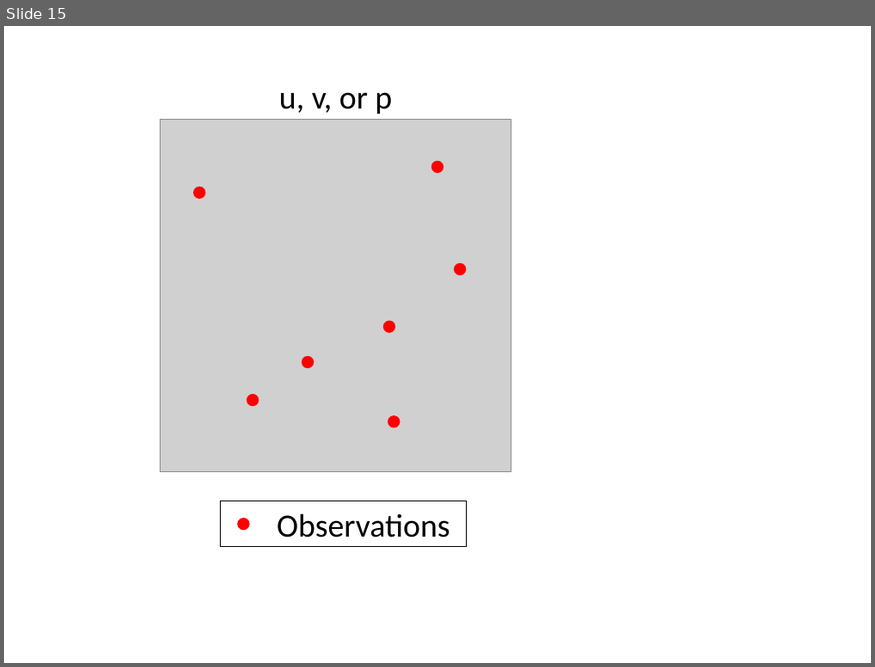
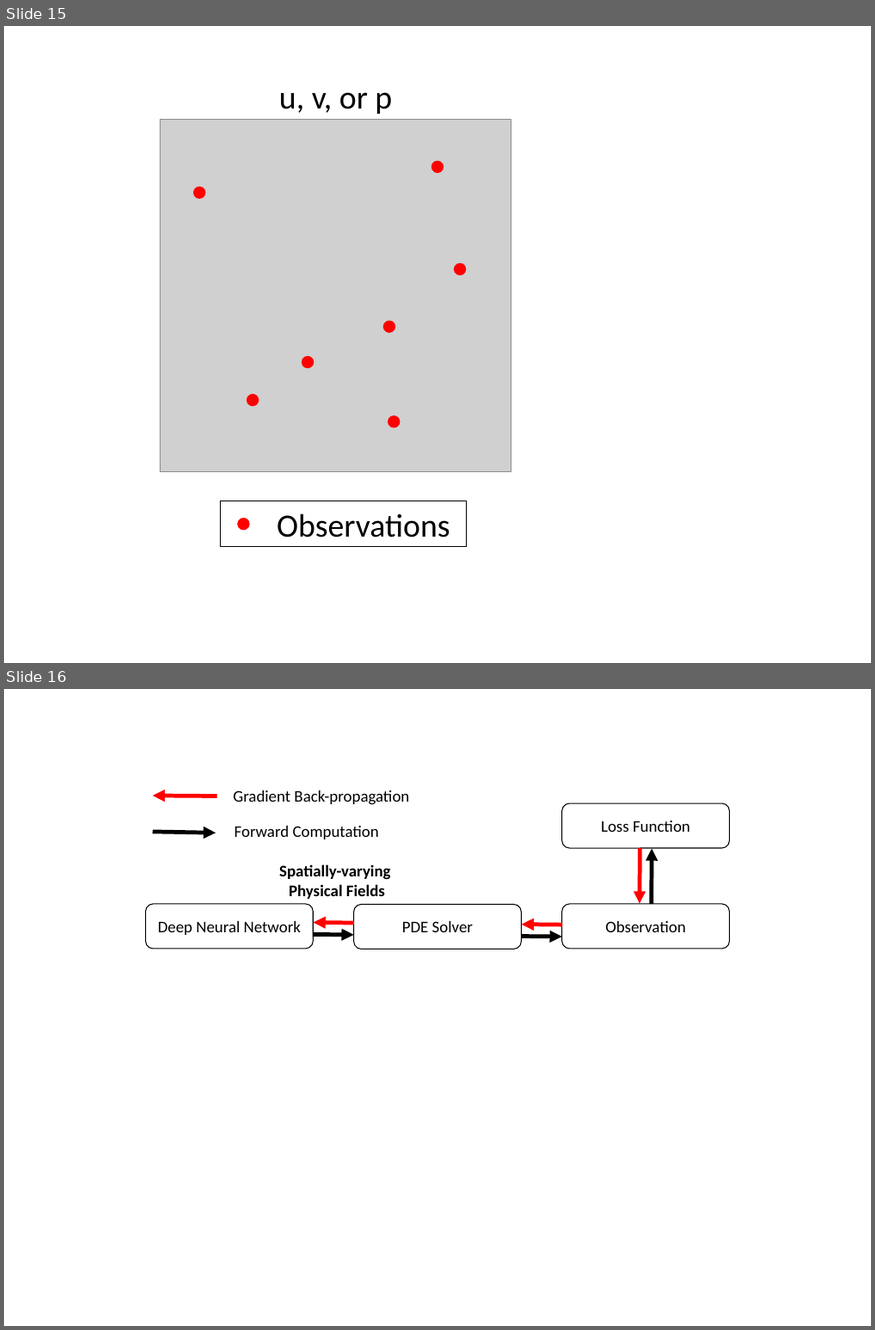
Before and after one commit to ADCMEMarket/ADCMEImages, a slide deck: Slides/figures.pptx. Shown one above the other, each under a label of ours: slide 15 before the commit, slides 15 and 16 after it. The pictures are 875x667 and 875x1330 pixels, drawn with LibreOffice and Linux fonts; fonts in the diff are those of the drawing; grey boxes stand for pictures. Boxes give left, top, right and bottom in pixels: in the first picture for what was removed or moved away, otherwise in the second. Text is boxed around its words. In the diff, an @@ line names an element or a change of style, - is before the commit and + after.

Commit message:
add figures

```diff
--- a/Slides/figures.pptx
+++ b/Slides/figures.pptx
@@ slide 16 added at [4, 689, 871, 1326], background #FFFFFF @@
@@ text added at [233, 790, 409, 805], 18 pt, text #000000 @@
+Gradient Back-propagation
@@ arrow added from (216, 797) to (153, 796), #FF0000 4.5 pt @@
@@ rounded rectangle added at [562, 803, 730, 848], fill #FFFFFF, outline #000000 1 pt, 18 pt, text #000000 @@
+Loss Function
@@ arrow added from (153, 832) to (216, 833), #000000 4.5 pt @@
@@ text added at [234, 826, 379, 839], 18 pt, text #000000 @@
+Forward Computation
@@ text added at [279, 864, 391, 899], 18 pt, text #000000, bold @@
+Spatially-varying
+Physical Fields
@@ arrow added from (640, 848) to (640, 904), #FF0000 4.5 pt @@
@@ arrow added from (652, 904) to (652, 848), #000000 4.5 pt @@
@@ rounded rectangle added at [146, 904, 314, 949], fill #FFFFFF, outline #000000 1 pt, 18 pt, text #000000 @@
+Deep Neural Network
@@ rounded rectangle added at [354, 904, 522, 949], fill #FFFFFF, outline #000000 1 pt, 18 pt, text #000000 @@
+PDE Solver
@@ rounded rectangle added at [562, 904, 730, 949], fill #FFFFFF, outline #000000 1 pt, 18 pt, text #000000 @@
+Observation
@@ arrow added from (313, 934) to (354, 935), #000000 4.5 pt @@
@@ arrow added from (354, 923) to (314, 922), #FF0000 4.5 pt @@
@@ arrow added from (521, 936) to (562, 937), #000000 4.5 pt @@
@@ arrow added from (563, 925) to (522, 925), #FF0000 4.5 pt @@
```
